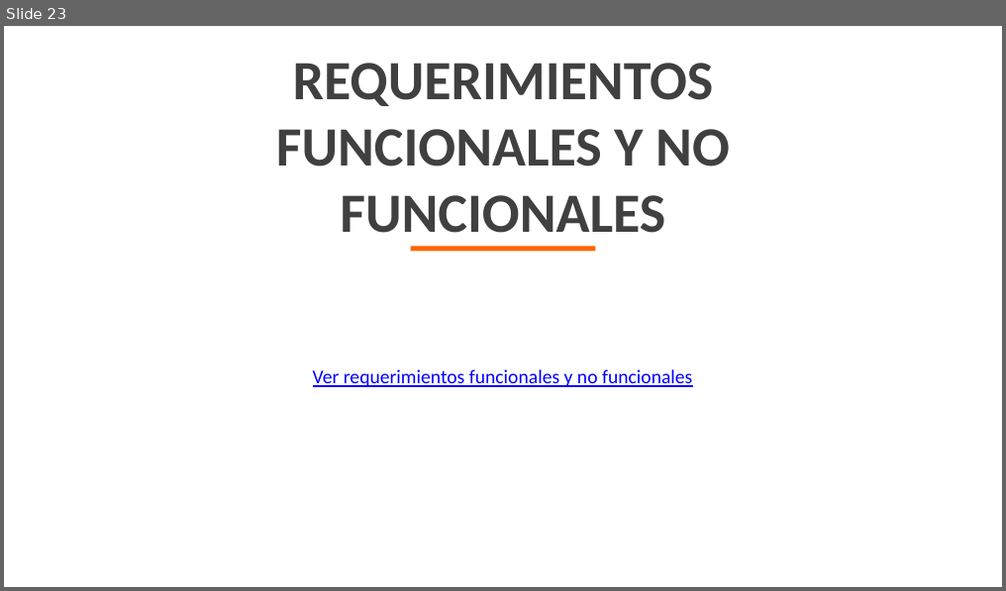
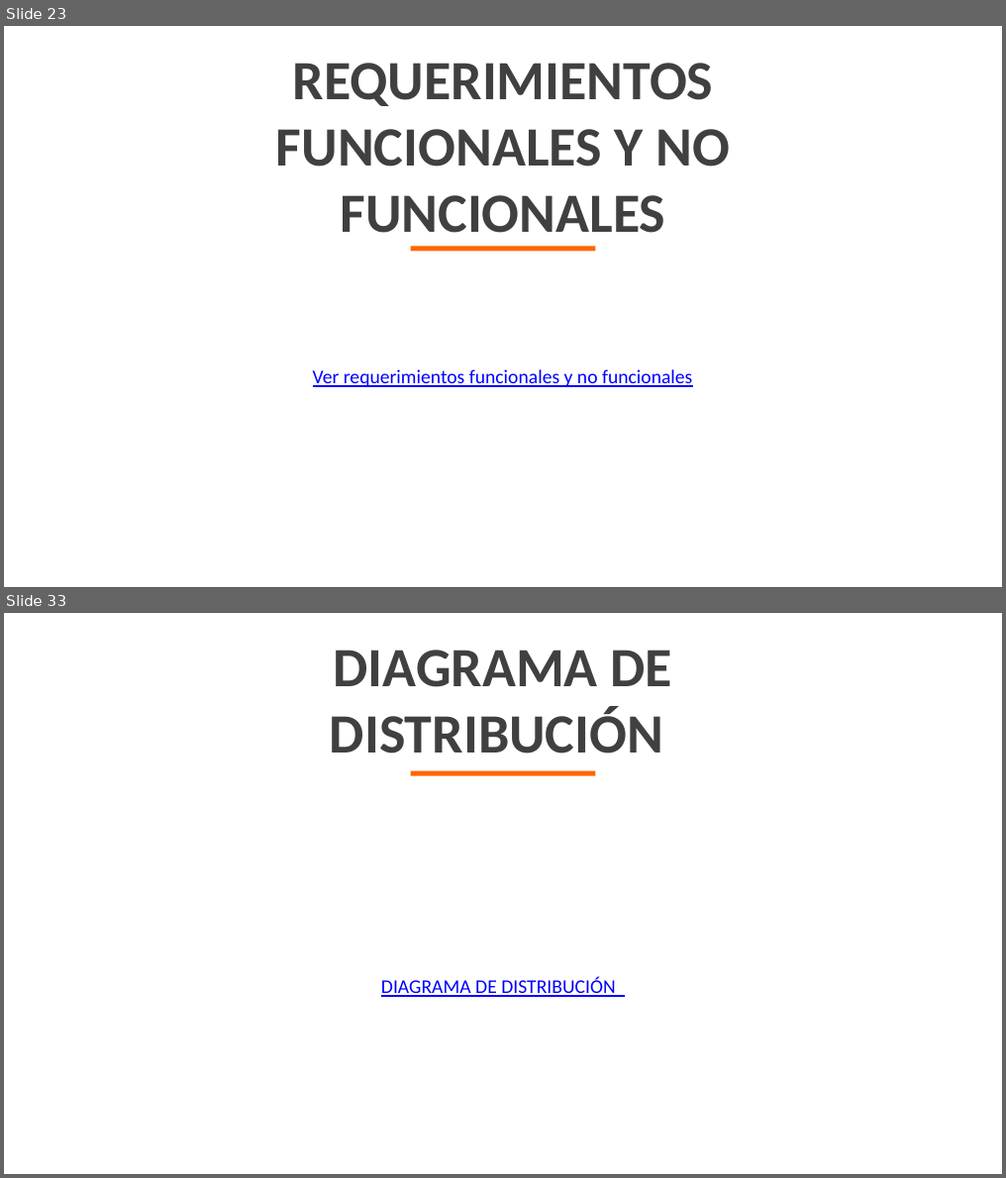
Before and after one commit to TatanDesign/Jinro-online-Shopping, a slide deck: Tercer Trimestre/JINRO ONLINE SHOPING.pptx. Shown one above the other, each under a label of ours: slide 23 before the commit, slides 23 and 33 after it; the slides between them are not shown. The pictures are 1006x591 and 1006x1178 pixels, drawn with LibreOffice and Linux fonts; fonts in the diff are those of the drawing; background and template pictures are left out. Boxes give left, top, right and bottom in pixels: in the first picture for what was removed or moved away, otherwise in the second. Text is boxed around its words. In the diff, an @@ line names an element or a change of style, - is before the commit and + after.

```diff
--- a/Tercer Trimestre/JINRO ONLINE SHOPING.pptx
+++ b/Tercer Trimestre/JINRO ONLINE SHOPING.pptx
@@ slide 33 added at box(4, 613, 1002, 1174), background picture (left out) @@
@@ text added at box(330, 650, 672, 754), 40 pt, text #404040, bold @@
+DIAGRAMA DE DISTRIBUCIÓN
@@ rectangle added at box(410, 770, 596, 775), fill #FF6600 @@
@@ text added at box(381, 977, 615, 997), 14 pt, text #0000FF, underline @@
+DIAGRAMA DE DISTRIBUCIÓN
```
Also in this commit, not shown: 8 slides changed, 4 other slides added, 40 other files.
